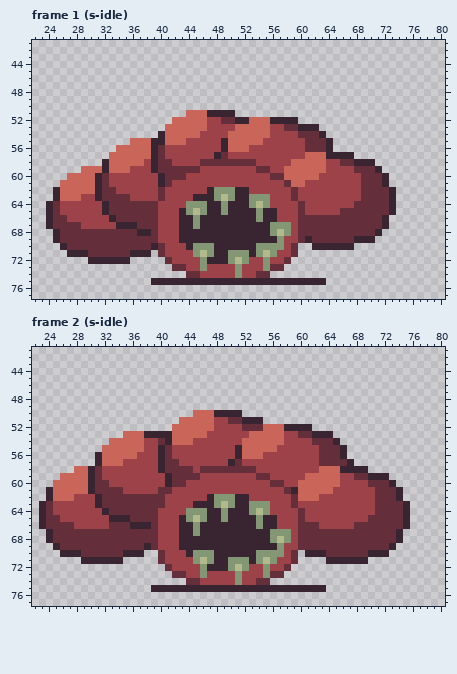
Two states of a pixel-art file, art/enemy-blood-4.aseprite. The first picture shows the starting point.
96x96 pixels, 128 frames. Shown: frame 1 (s-idle): x 22..80, y 41..77; frame 2 (s-idle): x 22..80, y 41..77. The commit also changed other frames, which this record leaves out.
After:
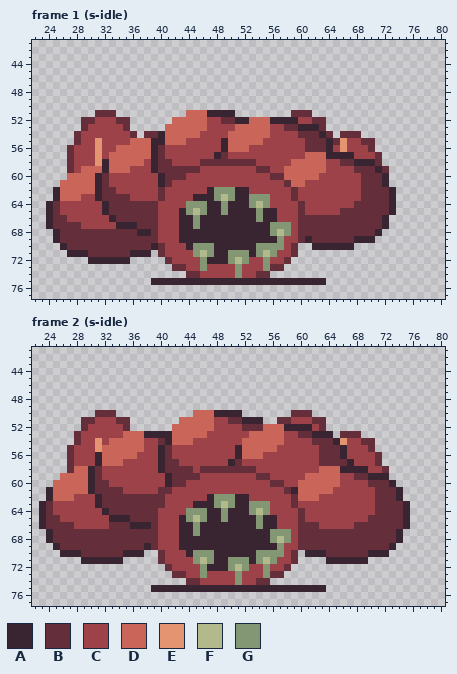
Palette (. is transparent): A #392432  B #652e3b  C #9d4249  D #ca6559  E #e59472  F #b2ba8b  G #839775
Change:
Frame 1 (s-idle), layer "ink":
y 51: x 31..33 ... -> BBB; x 59..61 ... -> BBB
y 52: x 29..35 ....... -> BBCCCBB; x 60..63 .... -> CCBB
y 53: x 29..35 ....... -> BCCCCCB; x 63 . -> B
y 54: x 28..36 ......... -> BCCCCCCCB; x 38..39 .. -> BB; x 64 . -> B; x 66..68 ... -> BBB
y 55: x 28..35 ........ -> BCCECCCC; x 65..70 ...... -> BECCBB
y 56: x 27..33 ....... -> BCCCECC; x 65..70 ...... -> CECCCB
y 57: x 27..32 ...... -> BCCCEC; x 68..71 .... -> CCCB
y 58: x 27..31 ..... -> BCCCE; x 71 . -> B
y 59: x 27..28 .. -> BC; x 72 . -> B
Frame 2 (s-idle), layer "ink":
y 50: x 31..33 ... -> BBB; x 59..61 ... -> BBB
y 51: x 29..35 ....... -> BBCCCBB; x 57..63 ....... -> BBCCCBB
y 52: x 29..35 ....... -> BCCCCCB; x 62..63 .. -> CB
y 53: x 28..34 ....... -> BCCCCCC; x 66..68 ... -> BBB
y 54: x 28..32 ..... -> BCCEC; x 66..70 ..... -> ECCBB
y 55: x 27..31 ..... -> BCCCE; x 67..70 .... -> CCCB
y 56: x 27..30 .... -> BCCC; x 67..71 ..... -> CCCCB
y 57: x 27..30 .... -> BCCC; x 68..71 .... -> CCCB
y 58: x 27 . -> B; x 70..72 ... -> CCB
Where, in picture pixels (left, top, right, bottom), the same in both pictures:
added: (67, 110, 158, 173)
added: (291, 110, 389, 173)
added: (67, 410, 130, 473)
added: (277, 410, 389, 473)
